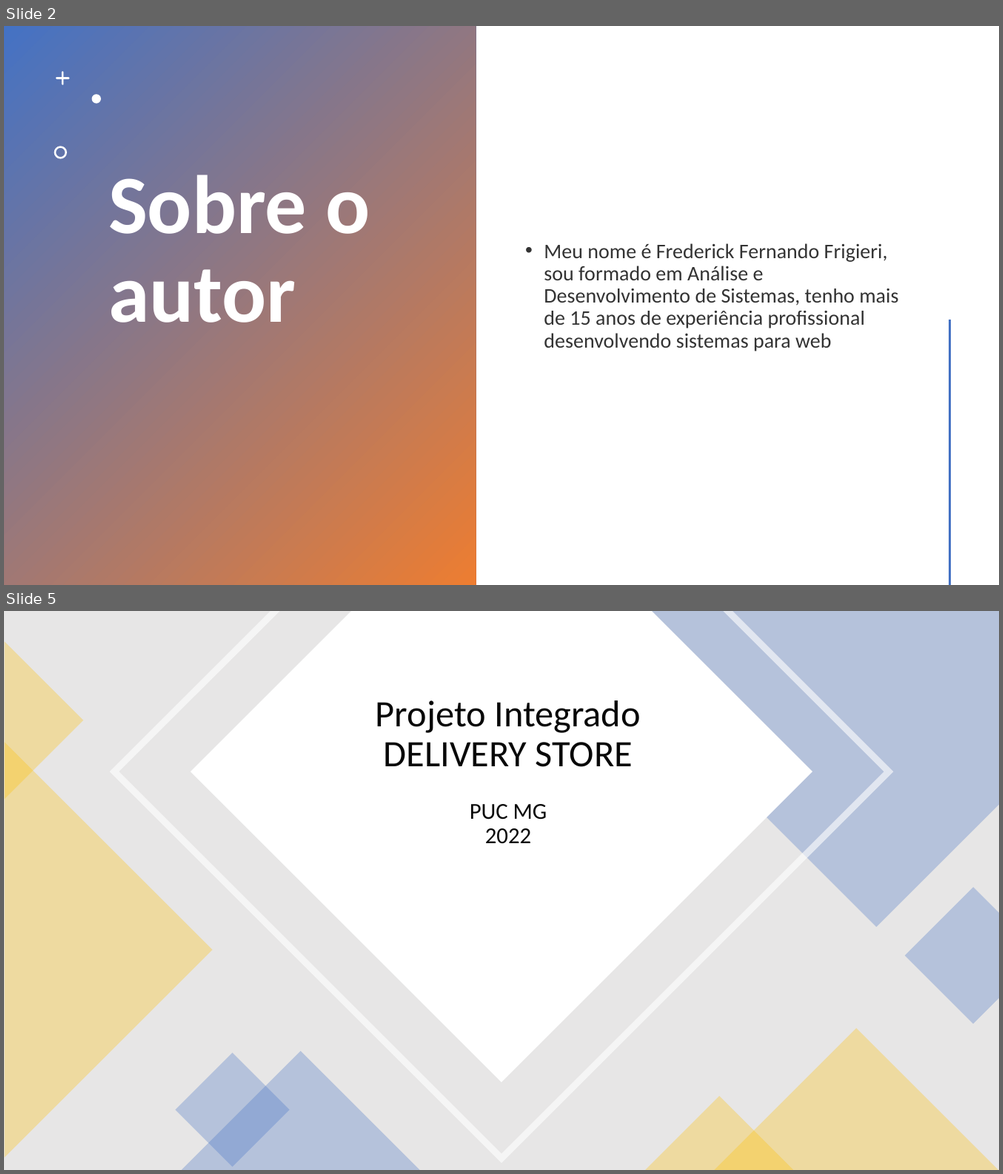
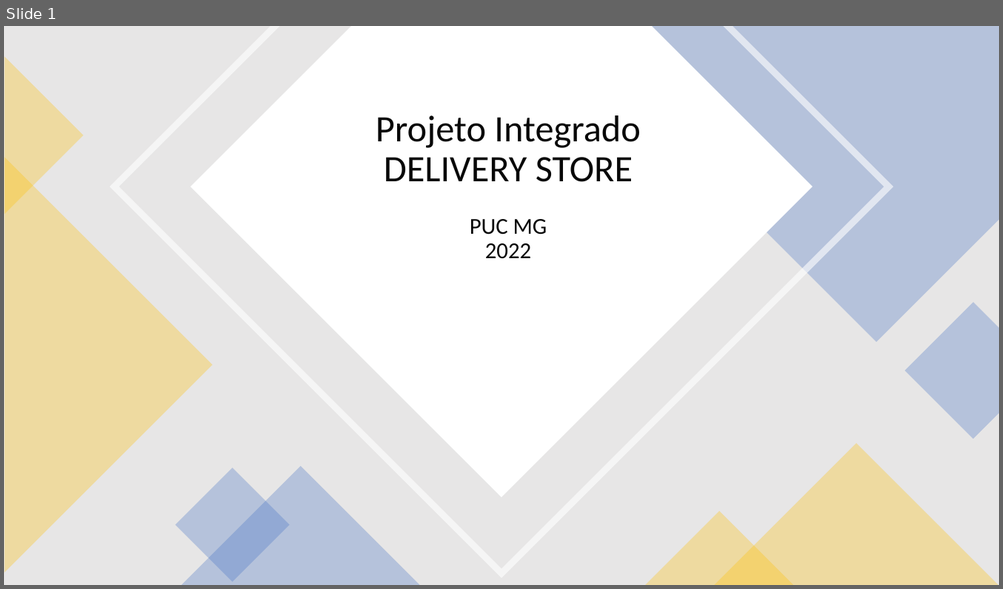
Before and after one commit to frederickfrigieri/puc-projeto-integrado, a slide deck: doc/Apresentação PUC.pptx. Shown one above the other, each under a label of ours: slides 2 and 5 before the commit, slide 1 after it; the slides between them are not shown. The pictures are 1003x1174 and 1003x589 pixels, drawn with LibreOffice and Linux fonts; fonts in the diff are those of the drawing. Boxes give left, top, right and bottom in pixels: in the first picture for what was removed or moved away, otherwise in the second. Text is boxed around its words. In the diff, an @@ line names an element or a change of style, - is before the commit and + after.

```diff
--- a/doc/Apresentação PUC.pptx
+++ b/doc/Apresentação PUC.pptx
@@ slide 2 removed at <box>4,26,999,585</box>, background #FFFFFF @@
@@ rectangle removed at <box>4,26,475,585</box> @@
@@ freeform shape removed at <box>56,72,70,86</box> @@
@@ freeform shape removed at <box>92,95,101,104</box> @@
@@ freeform shape removed at <box>54,146,67,158</box> @@
@@ title removed at <box>108,175,370,323</box> @@
-Sobre o autor
@@ text removed at <box>543,244,898,352</box> @@
-• Meu nome é Frederick Fernando Frigieri, sou formado em Análise e Desenvolvimento de Sistemas, tenho mais de 15 anos de experiência profissional desenvolvendo sistemas para web
@@ line removed from (949, 321) to (949, 585) @@
@@ what was slide 5 is now slide 1 @@
```
Also in this commit, not shown: 1 slide changed, 3 other slides removed, 5 other files.
